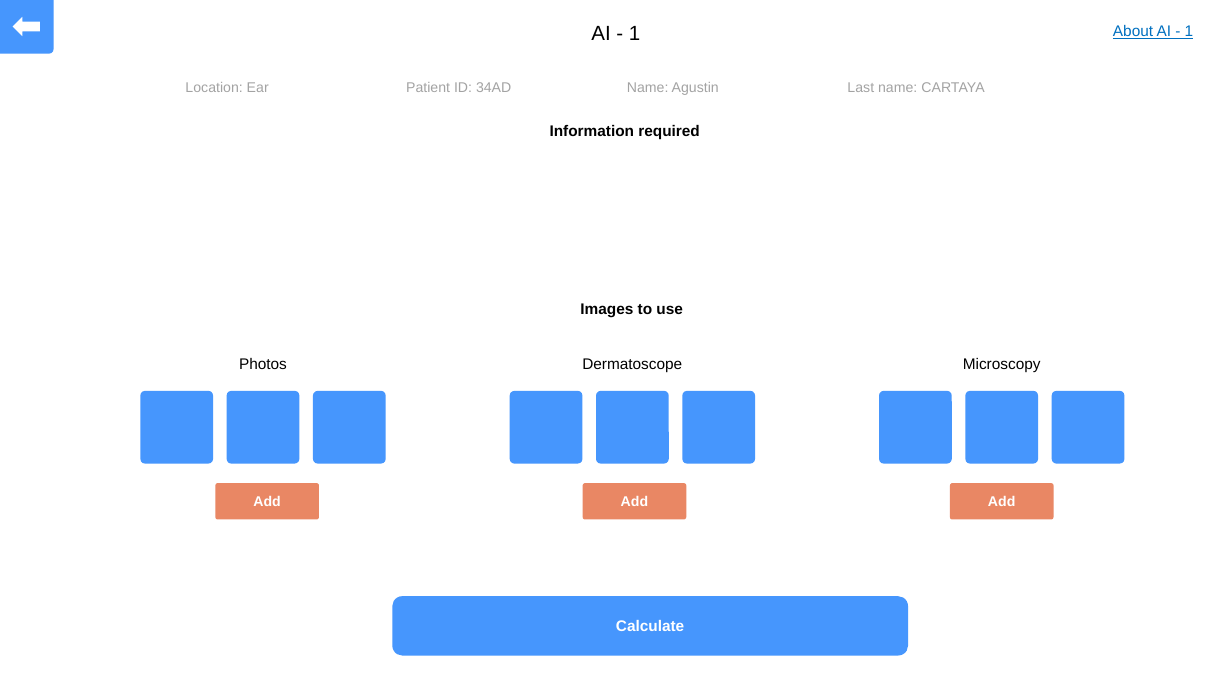
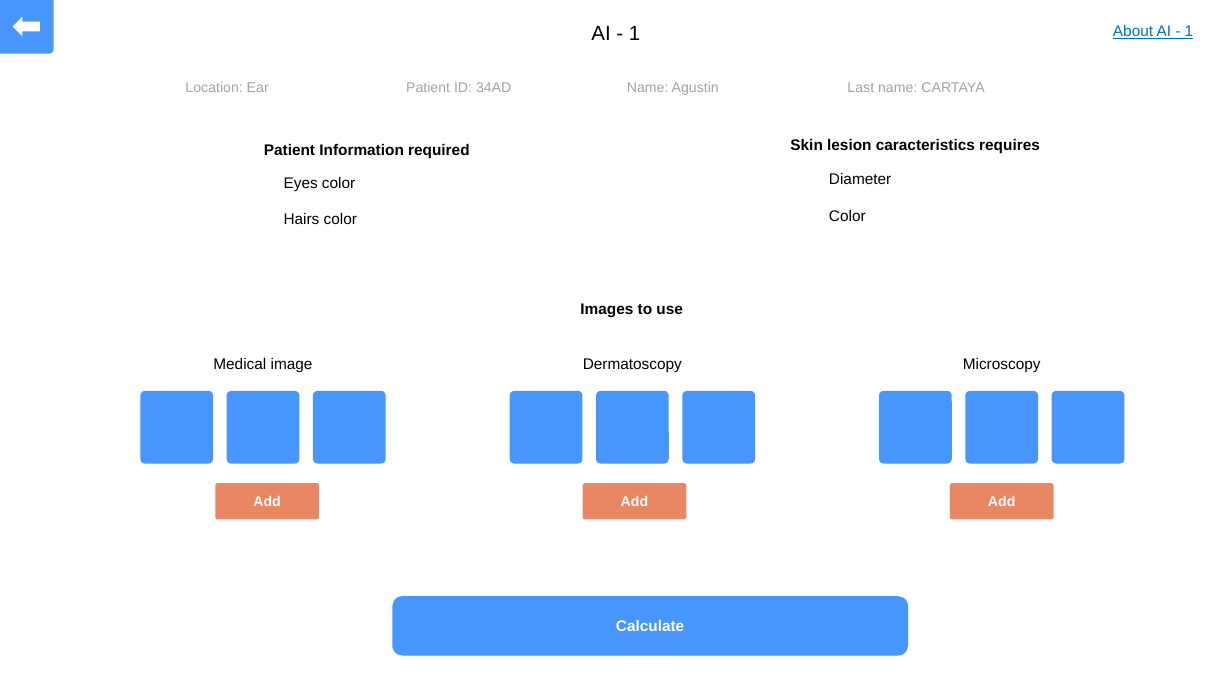
Before and after one commit to AgustinCartaya/SkinApplication, a slide deck: slide 13 of app model/Skin app.pptx. Drawn at 1232x693 pixels with LibreOffice and Linux fonts; fonts in the diff are those of the drawing; background and template pictures are left out. Boxes give left, top, right and bottom in pixels: in the first picture for what was removed or moved away, otherwise in the second. Text is boxed around its words. In the diff, an @@ line names an element or a change of style, - is before the commit and + after.

```diff
--- a/app model/Skin app.pptx
+++ b/app model/Skin app.pptx
@@ text at <box>264,144,469,158</box>: text changed @@
-Information required
+Patient Information required
@@ text added at <box>790,139,1040,154</box>, 12 pt, text #000000, bold @@
+Skin lesion caracteristics requires
@@ text added at <box>284,177,357,224</box>, 12 pt, text #000000 @@
+Eyes color
+Hairs color
@@ text added at <box>829,173,891,221</box>, 12 pt, text #000000 @@
+Diameter
+Color
@@ text at <box>213,358,313,372</box>: text changed @@
-Photos
+Medical image
@@ text at <box>583,358,682,372</box>: text changed @@
-Dermatoscope
+Dermatoscopy
```
Also in this commit, not shown: 1 other slide changed, 49 other files.
